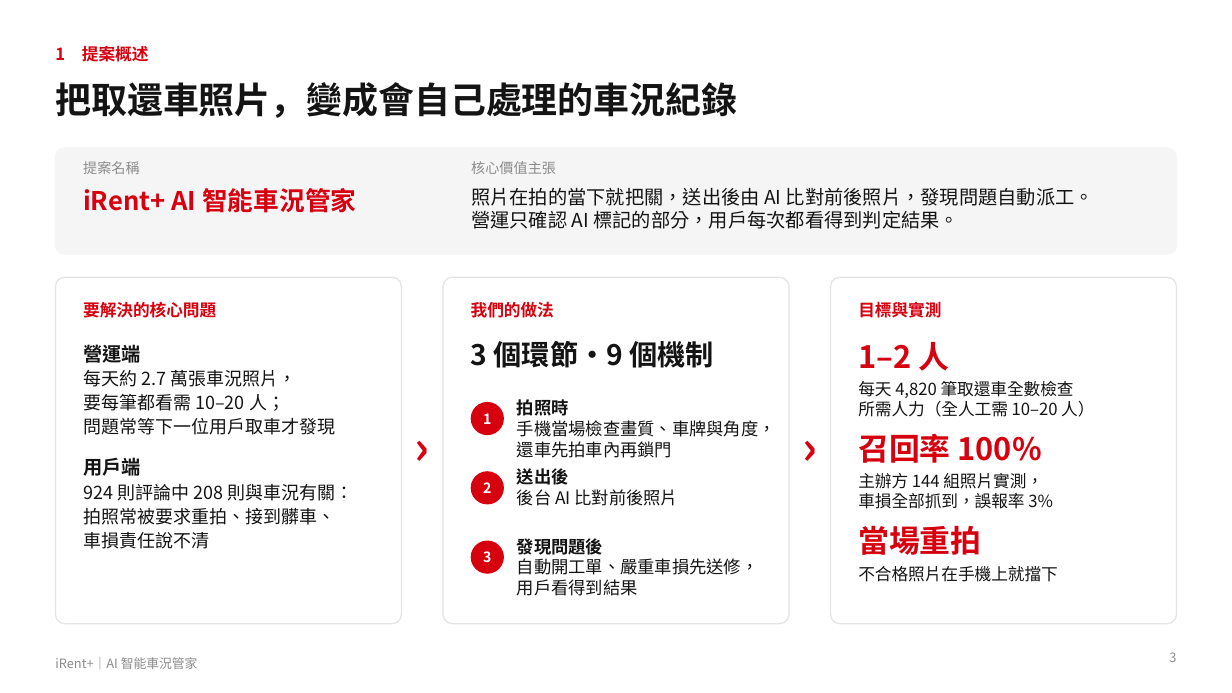
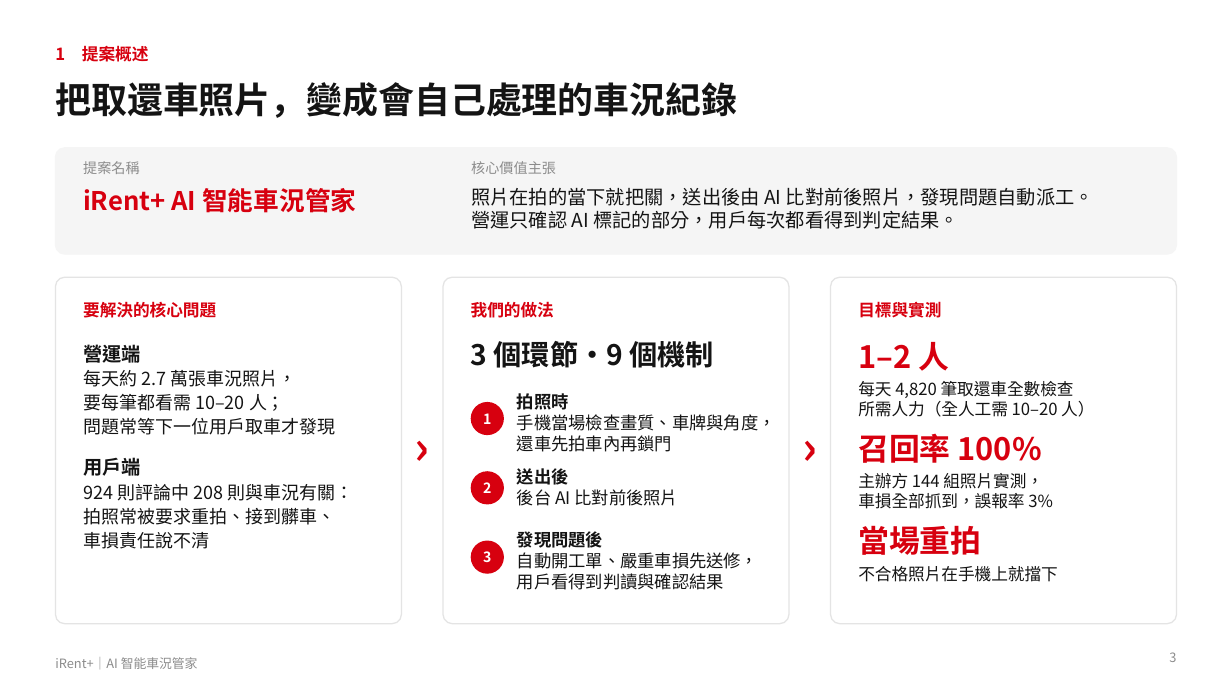
Before and after one commit to Allenwang2004/irent, a slide deck: slide 3 of deck/iRent+_解決方案.pptx. Drawn at 1232x693 pixels with LibreOffice and Linux fonts; fonts in the diff are those of the drawing. Boxes give left, top, right and bottom in pixels: in the first picture for what was removed or moved away, otherwise in the second. Text is boxed around its words. In the diff, an @@ line names an element or a change of style, - is before the commit and + after.

```diff
--- a/deck/iRent+_解決方案.pptx
+++ b/deck/iRent+_解決方案.pptx
@@ text "拍照時": place and size @@
-text "拍照時" at (517, 399, 776, 458)
+text "拍照時" at (517, 393, 776, 452)
@@ text at (517, 573, 724, 590): text changed @@
-用戶看得到結果
+用戶看得到判讀與確認結果
```
Also in this commit, not shown: 9 other slides changed, 1 other file.
